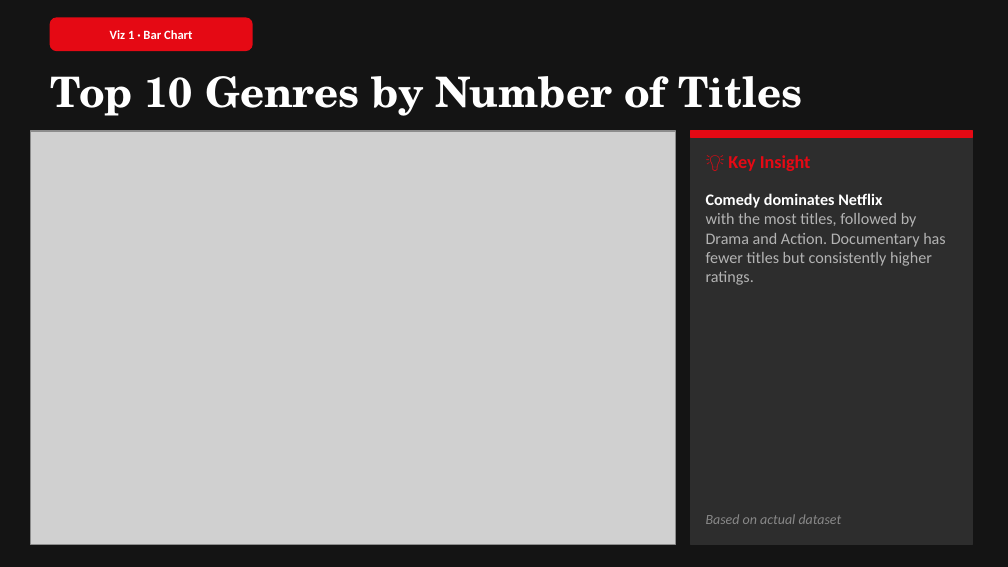
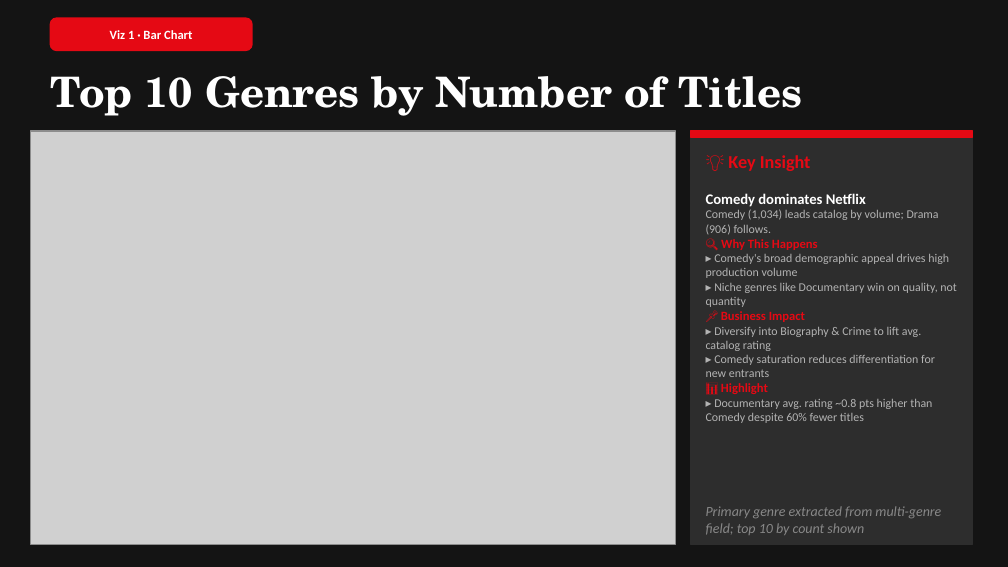
Before and after one commit to Aarush2112/Capstone-Project-1-FDS, a slide deck: slide 6 of Capston_PPT.pptx. Drawn at 1008x567 pixels with LibreOffice and Linux fonts; fonts in the diff are those of the drawing; grey boxes stand for pictures. Boxes give left, top, right and bottom in pixels: in the first picture for what was removed or moved away, otherwise in the second. Text is boxed around its words. In the diff, an @@ line names an element or a change of style, - is before the commit and + after.

```diff
--- a/Capston_PPT.pptx
+++ b/Capston_PPT.pptx
@@ text at <box>706,209,957,423</box>: text changed; size 11.5 to 8.5 pt @@
-with the most titles, followed by Drama and Action. Documentary has fewer titles but consistently higher ratings.
+Comedy (1,034) leads catalog by volume; Drama (906) follows.
+🔍 Why This Happens
+▸ Comedy's broad demographic appeal drives high production volume
+▸ Niche genres like Documentary win on quality, not quantity
+📌 Business Impact
+▸ Diversify into Biography & Crime to lift avg. catalog rating
+▸ Comedy saturation reduces differentiation for new entrants
+📊 Highlight
+▸ Documentary avg. rating ~0.8 pts higher than Comedy despite 60% fewer titles
@@ text at <box>706,193,866,207</box>: size 11.5 to 10.5 pt in "Comedy dominates Netflix" @@
@@ text at <box>706,506,941,535</box>: text changed @@
-Based on actual dataset
+Primary genre extracted from multi-genre field; top 10 by count shown
```
Also in this commit, not shown: 5 other slides changed, 1 other file.
